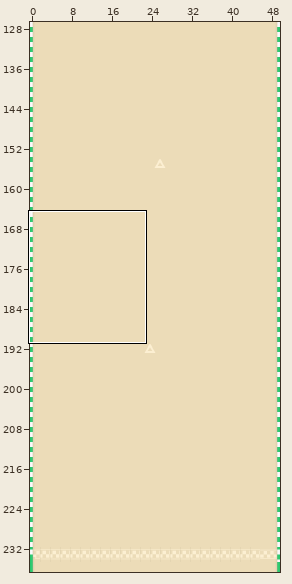
Tiled map -- BioPiratariaGame-core/assets/map.tmx. Above: a wide view before the commit, with the close-up outlined.
Close-up. Before the edit:
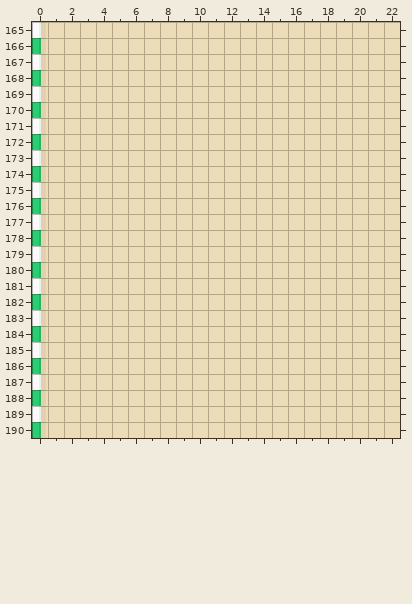
Cells are 16x16 px. Shown: x 0..22, y 165..190. The commit also changed other parts of the map, which this record leaves out.
Now the later version:
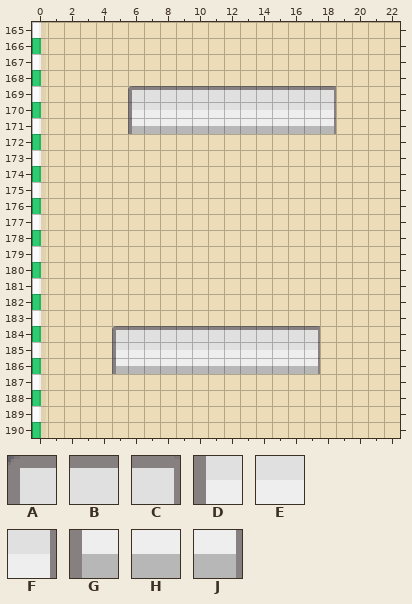
Key: from "barra": A 0, B 1, C 12, D 13, E 14, F 25, G 26, H 27, J 38.
_ is an empty cell.
Tiles of an added or newly shown layer are drawn over the layers below it.
Diff:
Layer "objetos" (added):
y 169: x 6..18 _____________ -> ABBBBBBBBBBBC
y 170: x 6..18 _____________ -> DEEEEEEEEEEEF
y 171: x 6..18 _____________ -> GHHHHHHHHHHHJ
y 184: x 5..17 _____________ -> ABBBBBBBBBBBC
y 185: x 5..17 _____________ -> DEEEEEEEEEEEF
y 186: x 5..17 _____________ -> GHHHHHHHHHHHJ
